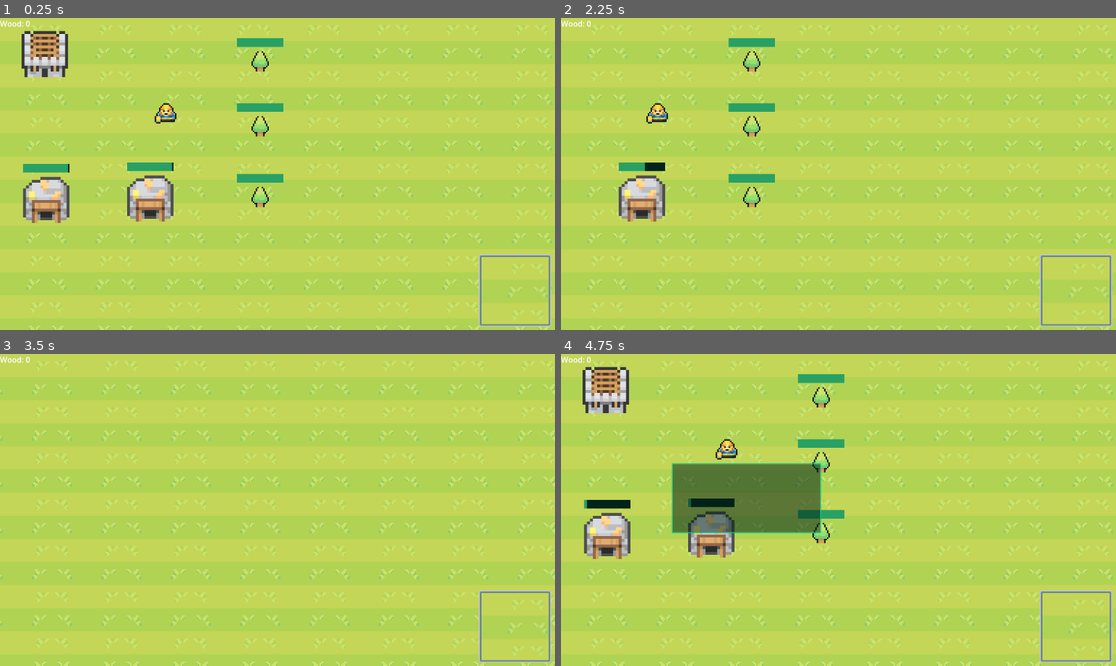
Above: before the commit, frames 1-4 (two rows, left to right).
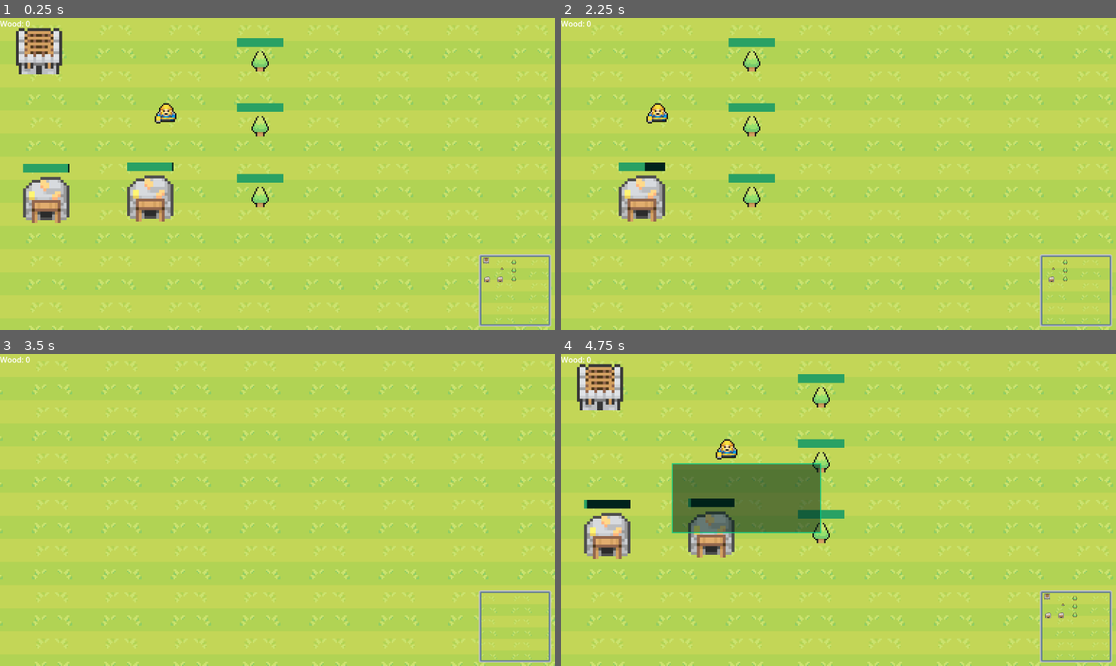
Above: after the commit, the same moments.

Repository: Luxiorawa/godot-coding-quest-rts
Game: Godot game, scene res://world.tscn
The game is run twice, just before and just after one commit, with the same random seed, the same clock (stepped at 60 frames per second) and the same inputs.
Inputs (mouse positions are in pixels of both pictures, inside the frame that each line leads up to):
- Up to frame 1 (0.25 s): no input
- Up to frame 2 (2.25 s): tap Enter at 0.5 s; drag from (605, 55) to (821, 61) at 0.52 s; drag from (727, 189) to (821, 61) at 1.27 s; move the mouse to (894, 105) at 2.02 s; hold Right (Right) from 2.03 s (still down); hold Right mouse button (RightClick) from 2.03 s (still down)
- Up to frame 3 (3.5 s): click (333, 441) at 2.3 s; release Right (Right) at 2.75 s; release Right mouse button (RightClick) at 2.75 s; tap Space at 2.75 s; drag from (249, 572) to (111, 463) at 2.77 s
- Up to frame 4 (4.75 s): move the mouse to (1005, 556) at 3.52 s; press the mouse at (1005, 556) at 3.53 s; hold Left (Left) 3.53-4.25 s; tap Mouse wheel up (WheelUp) at 3.6 s; release the mouse at (1005, 556) at 4.25 s; drag from (672, 463) to (821, 531) at 4.27 s

The runs differ from the first frame. In frame 1, 1.4% of the frame differs, in the area x 2-99%, y 3-98%; in frame 2, 0.1%; in frame 3, less than 0.1%; in frame 4, 1.4%.

Commit message:
feat: minimap almost fully working, still units spawning to do, but barrack doesn't works anymore ??????

Diff:
--- a/Global/spawn_unit.gd
+++ b/Global/spawn_unit.gd
@@ -5,7 +5,13 @@
 var housePosition := Vector2(300, 300)
 
 func _on_yes_pressed() -> void:
-	var unitPath: Node2D = get_tree().get_root().get_node("World/Units")
+	var root := get_tree().get_root()
+	var unitPath: Node2D = root.get_node("World/Units")
+
+	# Dans la fonction _ready() de la minimap, il y'a la fonction updateMap() qui va récupérer les différents "objets" instantié dans le jeu, et les "recréer" dans la minimap.
+	var minimapPath: Minimap = root.get_node("World/UI/Mini-map/SubViewportContainer/SubViewport")
+	minimapPath._ready()
+
 	var newUnit: Unit = unit.instantiate()
 
 	var rng := RandomNumberGenerator.new()
--- a/Houses/BarbHouse.gd
+++ b/Houses/BarbHouse.gd
@@ -11,12 +11,15 @@
 
 func _input(event: InputEvent) -> void:
 	if event.is_action_pressed("LeftClick") and mouseEntered == true:
+		print("ALO ?????")
 		isSelected = !isSelected
 		if isSelected == true:
 			Game.spawnUnitUI(self.position)
 
 func _on_mouse_entered() -> void:
+	print(true)
 	mouseEntered = true
 
 func _on_mouse_exited() -> void:
+	print(false)
 	mouseEntered = false
--- /dev/null
+++ b/UI/SubViewport.gd
@@ -0,0 +1,60 @@
+class_name Minimap
+extends SubViewport
+
+@onready var minimapCamera: Camera2D = get_node("Camera2D")
+var barrack := preload("res://UI/Minimap-sprites/barrack-sprite.tscn")
+var coinHouse := preload("res://UI/Minimap-sprites/coin-house-sprite.tscn")
+var tree := preload("res://UI/Minimap-sprites/tree-sprite.tscn")
+var arthax := preload("res://UI/Minimap-sprites/arthax-sprite.tscn")
+
+func _ready() -> void:
+	updateMap()
+
+func updateMap() -> void:
+	var root := get_tree().get_root()
+	var barracksPath := root.get_node("World/Houses")
+	var ressources := root.get_node("World/Ressources")
+	var worldObjects := root.get_node("World/Objects")
+	var unitsPath := root.get_node("World/Units")
+
+	for i in barracksPath.get_child_count():
+		var originalBarrack: BarbHouse = barracksPath.get_child(i)
+		var newBarrack: Sprite2D = barrack.instantiate()
+		newBarrack.name = "Barrack" + str(i)
+		newBarrack.position = originalBarrack.position / 2
+		get_node("Houses").add_child(newBarrack)
+
+	for i in ressources.get_child_count():
+		var originalRessource: CoinHouse = ressources.get_child(i)
+		var newCoinHouse: Sprite2D = coinHouse.instantiate()
+		newCoinHouse.name = "CoinHouse" + str(i)
+		newCoinHouse.position = originalRessource.position / 2
+		get_node("Ressources").add_child(newCoinHouse)
+
+	for i in worldObjects.get_child_count():
+		var originalTree: TreeWorldObject = worldObjects.get_child(i)
+		var newTree: Sprite2D = tree.instantiate()
+		newTree.name = "Tree" + str(i)
+		newTree.position = originalTree.position / 2
+		get_node("Objects").add_child(newTree)
+
+	for i in unitsPath.get_child_count():
+		var newUnit: Sprite2D = arthax.instantiate()
+		newUnit.name = "Unit" + str(i)
+		get_node("Units").add_child(newUnit)
+
+func _process(_delta: float) -> void:
+	var root := get_tree().get_root()
+	var playerCamera: Camera2D = root.get_node("World/Camera2D")
+	minimapCamera.position = playerCamera.position / 2
+	minimapCamera.zoom = playerCamera.zoom / 2
+
+	# On va aller récupérer les unités à chaque frame, afin de gérer le déplacements de celles-ci. Dans l'idée, tout ce qui se déplace, qui peut être détruit..etc
+	# devra je suppose être traité ici ? (Ressources vide, batiment détruit ou autre)
+
+	var unitsPath: Node2D = root.get_node("World/Units")
+	var totalUnits: Node2D = get_node("Units")
+	for i in unitsPath.get_child_count():
+		var originalUnit: Unit = unitsPath.get_child(i)
+		var currentUnit: Sprite2D = totalUnits.get_child(i)
+		currentUnit.position = originalUnit.position / 2
--- a/UI/SubViewportContainer.gd
+++ /dev/null
@@ -1,17 +0,0 @@
-extends SubViewportContainer
-
-@onready var camera: Camera2D = $Camera
-var barrack := preload("res://UI/Minimap-sprites/barrack-sprite.tscn")
-var coinHouse := preload("res://UI/Minimap-sprites/coin-house-sprite.tscn")
-var tree := preload("res://UI/Minimap-sprites/tree-sprite.tscn")
-var arthax := preload("res://UI/Minimap-sprites/arthax-sprite.tscn")
-
-func _ready() -> void:
-	updateMap()
-
-func updateMap() -> void:
-	pass
-
-func _process(_delta: float) -> void:
-
-	pass
--- a/UI/mini-map.tscn
+++ b/UI/mini-map.tscn
@@ -1,7 +1,7 @@
 [gd_scene load_steps=4 format=3 uid="uid://bcghahyx1x75l"]
 
 [ext_resource type="Texture2D" uid="uid://i10bximvko5u" path="res://images/MiniWorldSprites/Ground/TexturedGrass.png" id="1_g8isd"]
-[ext_resource type="Script" path="res://UI/SubViewportContainer.gd" id="1_q4l6w"]
+[ext_resource type="Script" path="res://UI/SubViewport.gd" id="1_h807f"]
 
 [sub_resource type="StyleBoxFlat" id="StyleBoxFlat_a7e71"]
 bg_color = Color(0, 0.196078, 0.392157, 1)
@@ -38,12 +38,12 @@
 offset_right = 1279.0
 offset_bottom = 776.0
 scale = Vector2(0.5, 0.5)
-script = ExtResource("1_q4l6w")
 
 [node name="SubViewport" type="SubViewport" parent="SubViewportContainer"]
 handle_input_locally = false
 size = Vector2i(280, 280)
 render_target_update_mode = 4
+script = ExtResource("1_h807f")
 
 [node name="TextureRect" type="TextureRect" parent="SubViewportContainer/SubViewport"]
 offset_right = 5000.0
@@ -59,3 +59,9 @@
 
 [node name="Units" type="Node2D" parent="SubViewportContainer/SubViewport"]
 y_sort_enabled = true
+
+[node name="Objects" type="Node2D" parent="SubViewportContainer/SubViewport"]
+
+[node name="Houses" type="Node2D" parent="SubViewportContainer/SubViewport"]
+
+[node name="Ressources" type="Node2D" parent="SubViewportContainer/SubViewport"]
--- a/World Objects/tree.gd
+++ b/World Objects/tree.gd
@@ -1,3 +1,4 @@
+class_name TreeWorldObject
 extends StaticBody2D
 
 var totalTime := 5
--- a/world.tscn
+++ b/world.tscn
@@ -50,14 +50,16 @@
 [node name="Tree3" parent="Objects" instance=ExtResource("5_grsx7")]
 position = Vector2(180, 124)
 
-[node name="coinHouse" parent="Objects" instance=ExtResource("7_7t85d")]
-position = Vector2(32, 127)
-
-[node name="coinHouse2" parent="Objects" instance=ExtResource("7_7t85d")]
-position = Vector2(104, 126)
-
 [node name="Houses" type="Node2D" parent="."]
 y_sort_enabled = true
 
 [node name="BarbHouse" parent="Houses" instance=ExtResource("7_jcmmf")]
-position = Vector2(31, 25)
+position = Vector2(27, 23)
+
+[node name="Ressources" type="Node2D" parent="."]
+
+[node name="coinHouse" parent="Ressources" instance=ExtResource("7_7t85d")]
+position = Vector2(32, 127)
+
+[node name="coinHouse2" parent="Ressources" instance=ExtResource("7_7t85d")]
+position = Vector2(104, 126)
